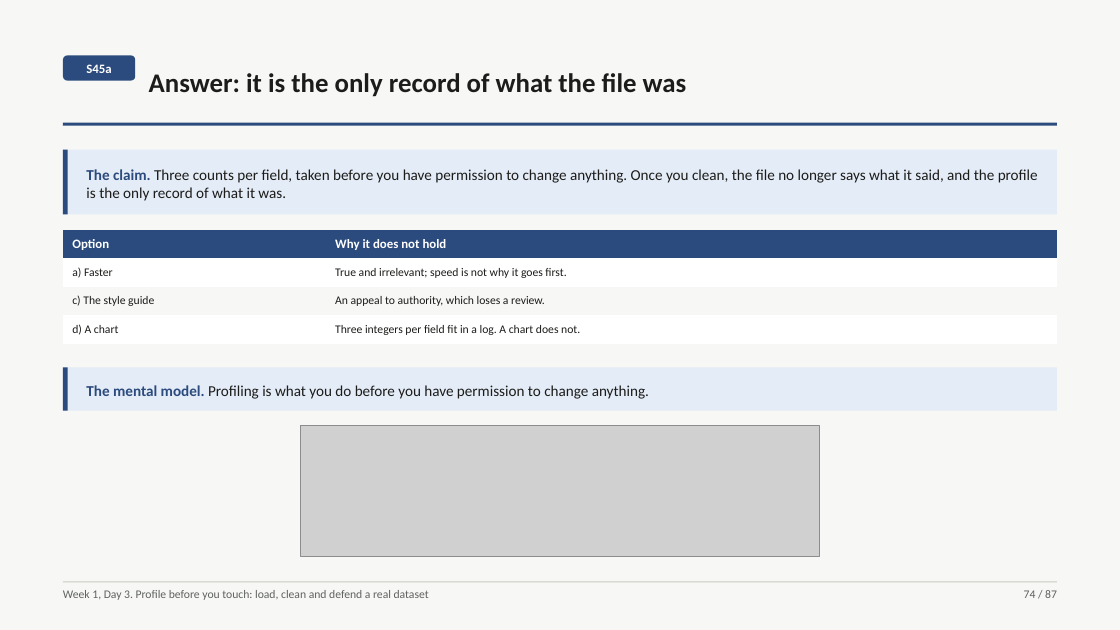
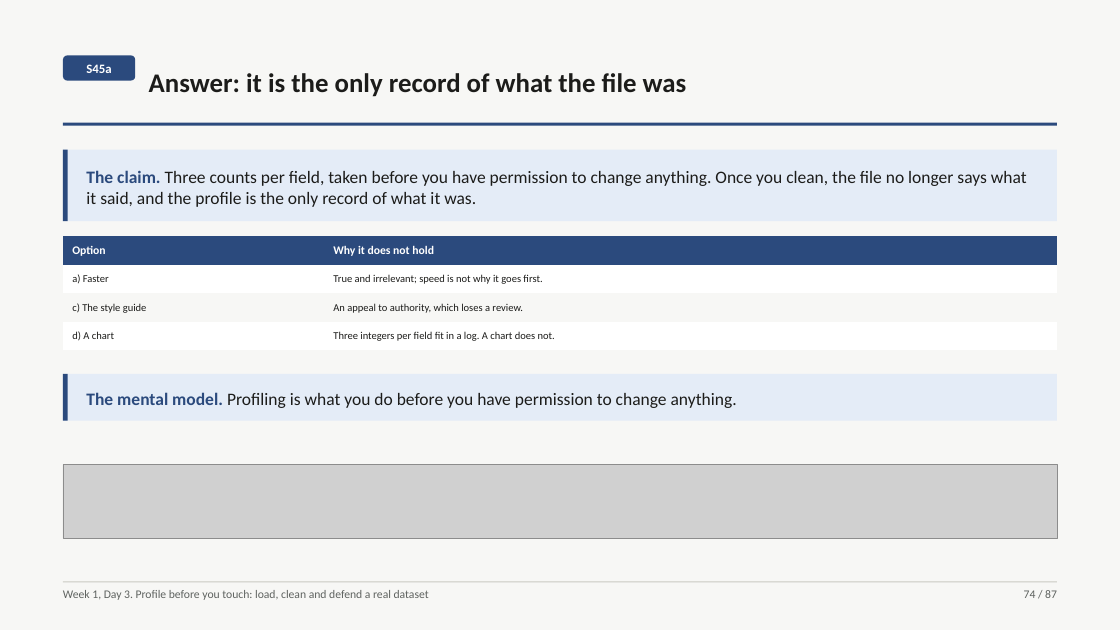
Before and after one commit to fde-academy-lab/c2-content-factory, a slide deck: slide 74 of content/W01/D3/slides/C2_W01_D03_deck_STUDENT.pptx. Drawn at 1120x630 pixels with LibreOffice and Linux fonts; fonts in the diff are those of the drawing; grey boxes stand for pictures. Boxes give left, top, right and bottom in pixels: in the first picture for what was removed or moved away, otherwise in the second. Text is boxed around its words. In the diff, an @@ line names an element or a change of style, - is before the commit and + after.

```diff
--- a/content/W01/D3/slides/C2_W01_D03_deck_STUDENT.pptx
+++ b/content/W01/D3/slides/C2_W01_D03_deck_STUDENT.pptx
@@ rectangle: place and size @@
-rectangle at [63, 150, 1057, 214]
+rectangle at [63, 150, 1057, 221]
@@ rectangle: place and size @@
-rectangle at [63, 150, 68, 214]
+rectangle at [63, 150, 68, 221]
@@ text "The claim. Three counts per ..." at [86, 170, 1027, 207]: size 13 to 15 pt @@
@@ table at [63, 236, 1057, 350] @@
@@ size 11 to 10 pt in "Option", "Why it does not hold" @@
@@ size 10 to 9 pt in "a) Faster", "True and irrelevant; speed is not why ...", "c) The style guide", "An appeal to authority, which loses a ..." and 2 more places @@
@@ 2 rectangles, 1 table: place and size @@
-2 rectangles, 1 table at [63, 229, 1057, 411]
+2 rectangles, 1 table at [63, 236, 1057, 421]
@@ text "The mental model. Profiling is ..." at [86, 392, 737, 408]: size 13 to 15 pt @@
@@ picture: place and size @@
-picture at [301, 426, 819, 556]
+picture at [63, 465, 1057, 539]
```
Also in this commit, not shown: 4 other slides changed, 23 other files.
